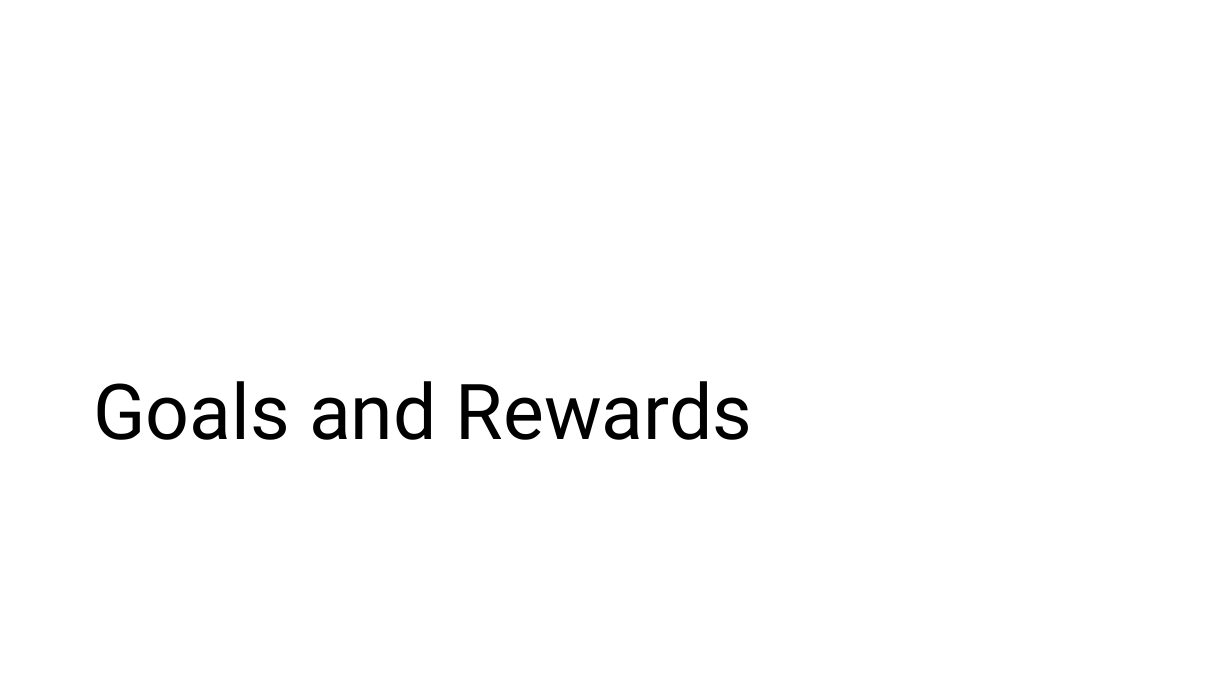
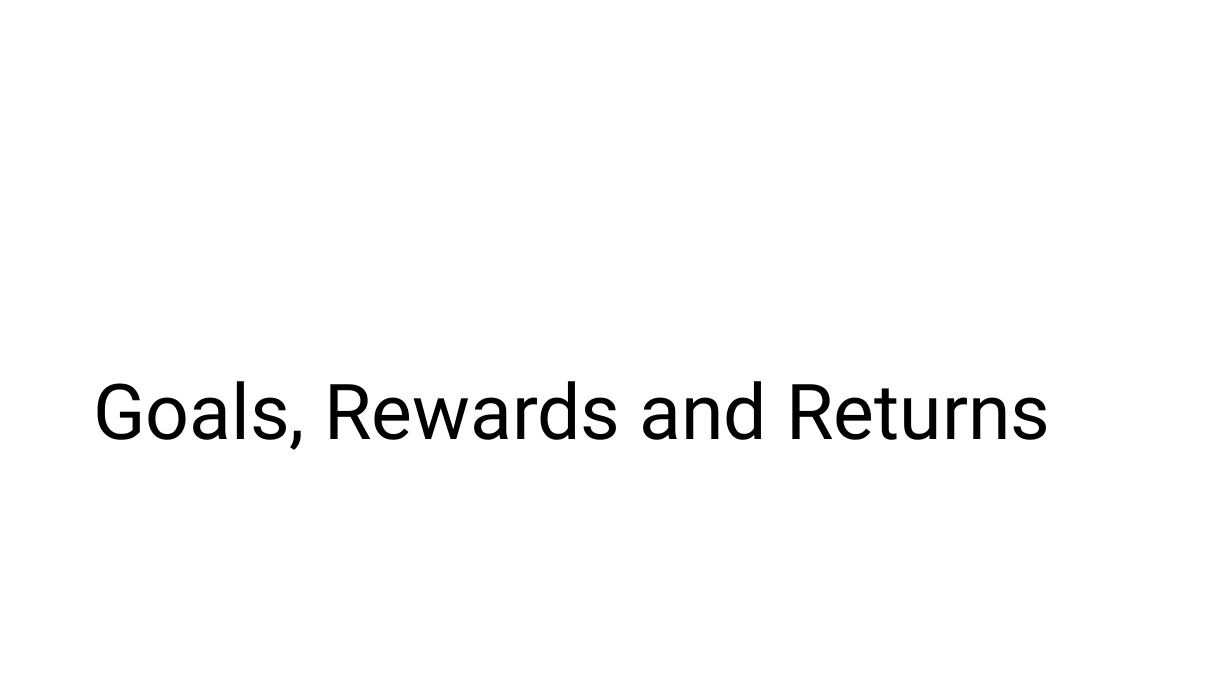
Before and after one commit to mhahsler/Introduction_to_Reinforcement_Learning, a slide deck: slide 10 of slides/Lecture_Chapter03.pptx. Drawn at 1232x693 pixels with LibreOffice and Linux fonts; fonts in the diff are those of the drawing. Boxes give left, top, right and bottom in pixels: in the first picture for what was removed or moved away, otherwise in the second. Text is boxed around its words. In the diff, an @@ line names an element or a change of style, - is before the commit and + after.

```diff
--- a/slides/Lecture_Chapter03.pptx
+++ b/slides/Lecture_Chapter03.pptx
@@ title at bbox=[93, 381, 1050, 450]: text changed @@
-Goals and Rewards
+Goals, Rewards and Returns
```
Also in this commit, not shown: 13 other slides changed, 1 slide added, 3 other files.
